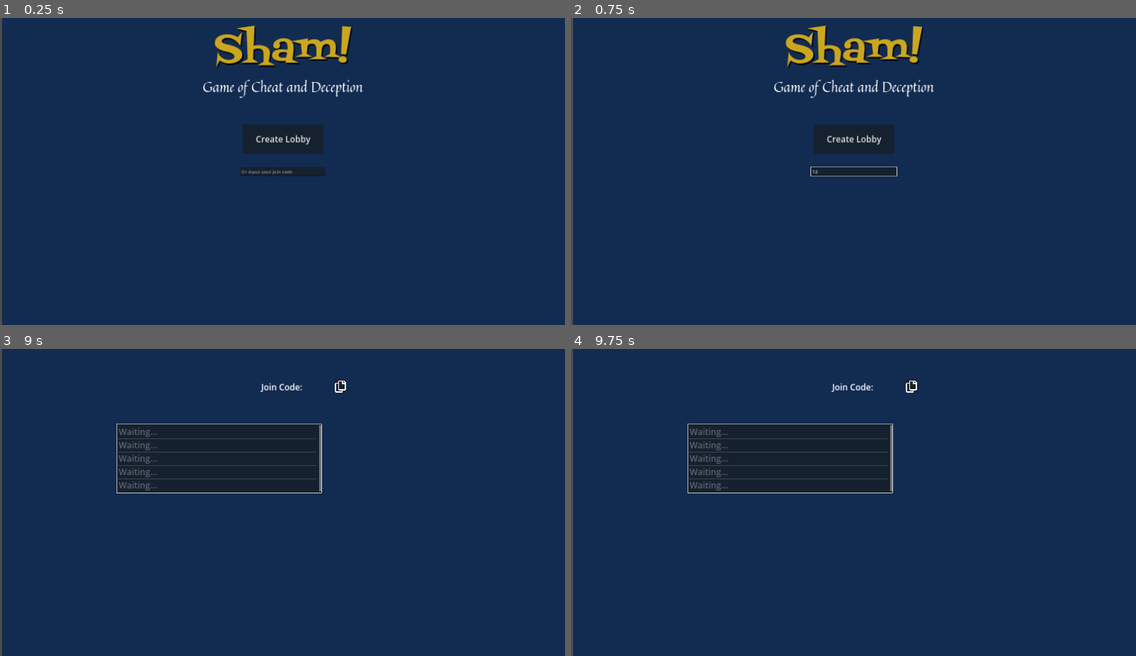
Above: before the commit, frames 1-4 (two rows, left to right).
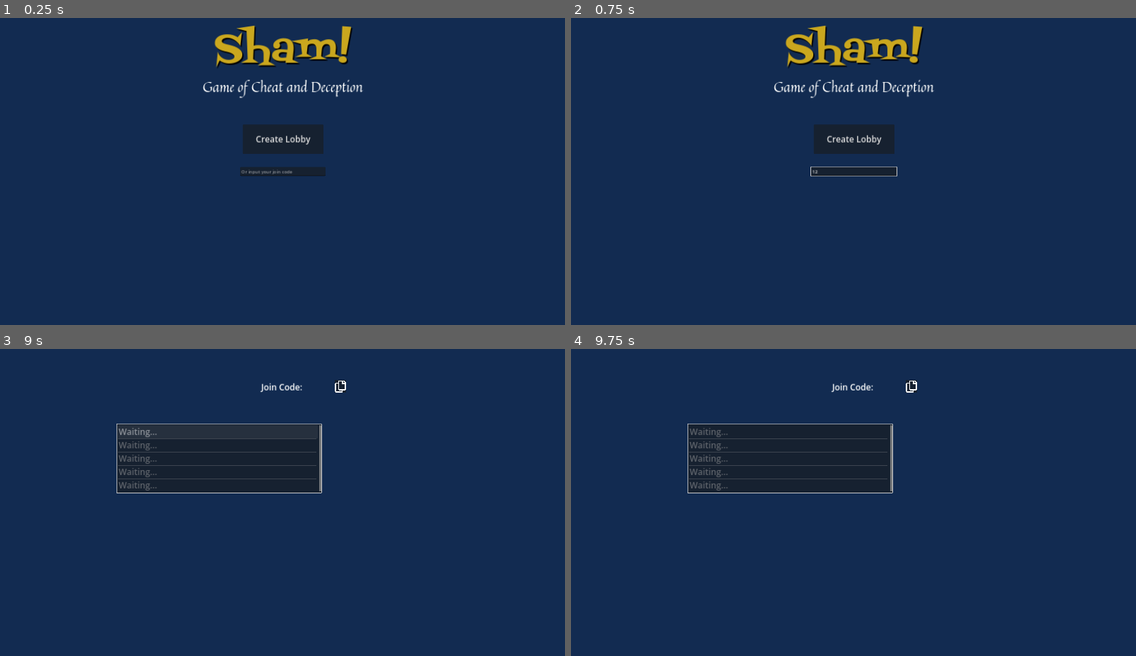
Above: after the commit, the same moments.

Repository: sanujs/cheat-game
Game: Godot game, scene res://main.tscn
Same seed, same stepped clock (60 frames per second), same inputs: the game is played once before the commit and once after it.
Inputs (mouse positions are in pixels of both pictures, inside the frame that each line leads up to):
- Up to frame 1 (0.25 s): no input
- Up to frame 2 (0.75 s): click (853, 171) at 0.52 s; type "12" at 0.6 s
- Up to frame 3 (9 s): click "Create Lobby" at 1.25 s; click "Start Game" at 2 s; click (339, 385) at 2.75 s; tap Enter at 3.5, 5, 6.5 s; move the mouse to (406, 487) at 3.52 s; press the mouse at (406, 487) at 3.53 s; tap Space at 4.25, 5.75, 7.25 s; move the mouse to (169, 517) at 4.27 s; release the mouse at (169, 517) at 4.28 s; right-click (169, 517) at 4.35 s; click (169, 517) at 4.42 s; move the mouse to (339, 434) at 5.02 s; press the mouse at (339, 434) at 5.03 s; move the mouse to (254, 563) at 5.77 s; release the mouse at (254, 563) at 5.78 s; right-click (254, 563) at 5.85 s; click (254, 563) at 5.92 s; move the mouse to (452, 548) at 6.52 s; press the mouse at (452, 548) at 6.53 s; move the mouse to (113, 456) at 7.27 s; release the mouse at (113, 456) at 7.28 s; right-click (113, 456) at 7.35 s; click (113, 456) at 7.42 s; move the mouse to (310, 502) at 8.02 s; press the mouse at (310, 502) at 8.03 s; move the mouse to (197, 425) at 8.77 s; release the mouse at (197, 425) at 8.78 s; right-click (197, 425) at 8.85 s; click (197, 425) at 8.92 s
- Up to frame 4 (9.75 s): move the mouse to (977, 487) at 9.52 s; press the mouse at (977, 487) at 9.53 s

The runs differ from the first frame. In frame 1, 0.4% of the frame differs, in the area x 0-1%, y 0-100%; in frame 2, 0.4%; in frame 3, 0.4%, in the area x 0-28%, y 0-100%; in frame 4, 0.4%.

Commit message:
Fixed background eating mouse hover signals and background position

Diff:
--- a/client/cheat/main.tscn
+++ b/client/cheat/main.tscn
@@ -17,9 +17,9 @@
 card_scene = ExtResource("2_hmpoj")
 
 [node name="Background" type="ColorRect" parent="."]
-offset_left = 4.0
-offset_right = 1985.0
+offset_right = 1981.0
 offset_bottom = 1080.0
+mouse_filter = 2
 color = Color(0.0701217, 0.170539, 0.318628, 1)
 metadata/_edit_lock_ = true
 
